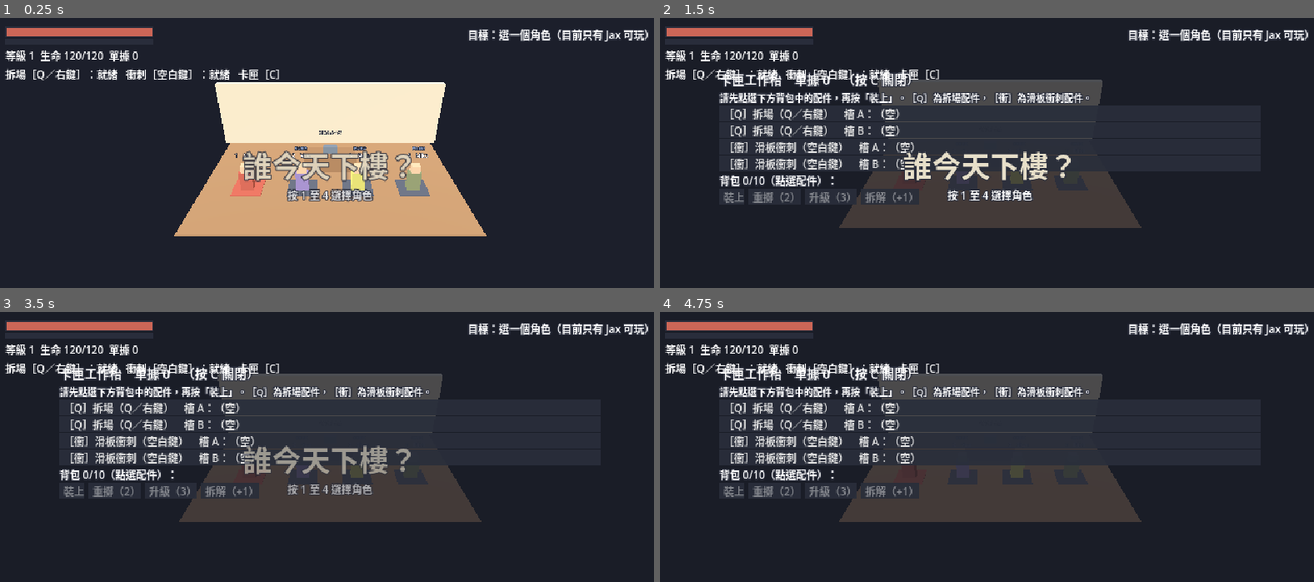
Above: before the commit, frames 1-4 (two rows, left to right).
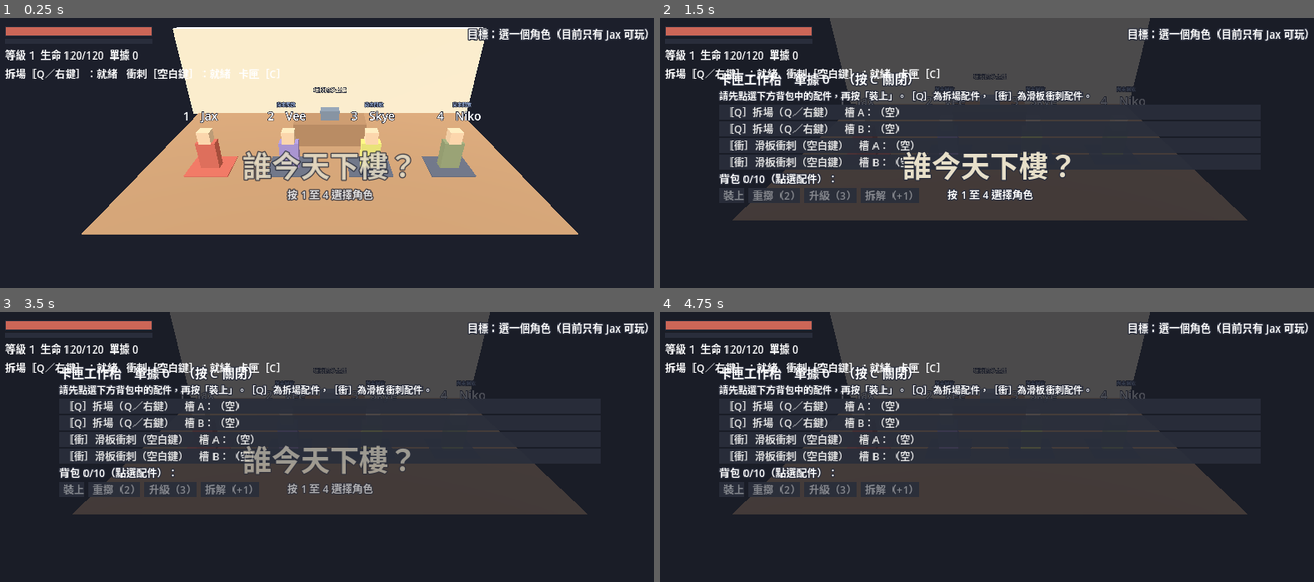
Above: after the commit, the same moments.

Repository: yauchai2/Game-Lab-2
Game: Godot game, scene res://game/main.tscn
The game is run twice, just before and just after one commit, with the same random seed, the same clock (stepped at 60 frames per second) and the same inputs.
Inputs (mouse positions are in pixels of both pictures, inside the frame that each line leads up to):
- Up to frame 1 (0.25 s): no input
- Up to frame 2 (1.5 s): tap Enter at 0.5 s; move the mouse to (1137, 185) at 0.52 s; tap C at 0.6 s; click (1137, 185) at 0.67 s; tap Space at 0.77 s; click "［Q］拆場（Q／右鍵） 槽 A：（空）" at 1.25 s
- Up to frame 3 (3.5 s): click "［Q］拆場（Q／右鍵） 槽 B：（空）" at 2 s; click "［衝］滑板衝刺（空白鍵） 槽 A：（空）" at 2.75 s
- Up to frame 4 (4.75 s): click "［衝］滑板衝刺（空白鍵） 槽 B：（空）" at 3.5 s; click "［Q］拆場（Q／右鍵） 槽 A：（空）" at 4.25 s

The runs differ from the first frame. In frame 1, 29% of the frame differs, in the area x 0-100%, y 3-81%; in frame 2, 26%; in frame 3, 25%; in frame 4, 25%.

Commit message:
修正解像度與編譯警告：3D 以視窗解析度渲染、清除未使用變數、放大選角鏡頭
Co-Authored-By: Claude Sonnet 5.5 <noreply@anthropic.com>
Claude-Session: https://claude.ai/code/session_018tqqU6bQ53ZCSKw2HUsxJY

Diff:
--- a/game/scripts/jax.gd
+++ b/game/scripts/jax.gd
@@ -469,10 +469,10 @@
 		sorted.sort_custom(func(a: Node3D, b: Node3D) -> bool: return a.global_position.distance_to(center) < b.global_position.distance_to(center))
 		marked = sorted.slice(0, 2)
 	if opts["overload"] > 0.0 and not marked.is_empty():
-		var target: Node3D = marked[0]
-		target.take_damage(int(dmg * opts["overload"]), center, 12.0)
-		if "cooldown" in target:
-			target.cooldown = 2.0
+		var focus: Node3D = marked[0]
+		focus.take_damage(int(dmg * opts["overload"]), center, 12.0)
+		if "cooldown" in focus:
+			focus.cooldown = 2.0
 	if opts["link"] > 0.0 and marked.size() == 2:
 		marked[0].take_damage(int(dmg * opts["link"]), center, 2.0)
 		marked[1].take_damage(int(dmg * opts["link"]), center, 2.0)
--- a/game/scripts/levels/level_base.gd
+++ b/game/scripts/levels/level_base.gd
@@ -86,7 +86,7 @@
 		l.name = "Label"
 		l.text = label
 		l.position = Vector3(0, height + 0.5, 0)
-		l.font_size = 28
+		l.font_size = 40
 		l.pixel_size = 0.01
 		l.outline_size = 8
 		l.outline_modulate = NAVY
--- a/game/scripts/levels/level_home.gd
+++ b/game/scripts/levels/level_home.gd
@@ -122,7 +122,7 @@
 	for d in rack_defs:
 		var item_box := box(Vector3(-5.7, 1.2, d["z"]), Vector3(0.4, 0.4, 0.4), YELLOW)
 		var lbl := sign3d(d["label"], Vector3(-5.2, 2.0, d["z"]), 20)
-		var it := interact(Vector3(-5.0, 0, d["z"]), "拿起" + d["label"], _on_rack.bind(d, item_box, lbl), 1.2)
+		var it := interact(Vector3(-5.0, 0, d["z"]), "拿起" + d["label"], _on_rack.bind(d), 1.2)
 		it.enabled = false
 		rack_items.append({"it": it, "box": item_box, "label": lbl})
 	interact(Vector3(-3.2, 0, 2.6), "工作枱", _on_bench, 2.0, false).enabled = false
@@ -260,7 +260,7 @@
 	say("字條", "「吃光了。樓下買吧，順便幫我拿一件東西。」", 3.4)
 	_done("note")
 
-func _on_rack(d: Dictionary, item_box: Node3D, lbl: Node3D) -> void:
+func _on_rack(d: Dictionary) -> void:
 	give_and_equip(d["type"])
 	say("", d["line"], 3.2)
 	for r in rack_items:
--- a/game/scripts/levels/level_select.gd
+++ b/game/scripts/levels/level_select.gd
@@ -23,9 +23,10 @@
 	box(Vector3(0, 0.01, 0), Vector3(14, 0.02, 10), Color("B58E69"))
 	box(Vector3(0, 2.0, -5.3), Vector3(14.6, 4.0, 0.6), Color("E7DFC9"), true)
 	box(Vector3(0, 0.5, -1.5), Vector3(3.0, 1.0, 1.4), WOOD, true)
-	var toaster := box(Vector3(0, 1.2, -1.5), Vector3(0.8, 0.4, 0.5), Color("7A8A9E"))
+	box(Vector3(0, 1.2, -1.5), Vector3(0.8, 0.4, 0.5), Color("7A8A9E"))
 	sign3d("壞掉的多士爐", Vector3(0, 2.2, -1.5), 22)
 	jax.global_position = Vector3(0, 0.87, 4.5)
+	get_viewport().get_camera_3d().offset = Vector3(0, 4.5, 7.5)
 	jax.model.visible = false
 	jax.set_physics_process(false)
 	jax.set_process_unhandled_input(false)
--- a/game/scripts/levels/level_street.gd
+++ b/game/scripts/levels/level_street.gd
@@ -185,7 +185,7 @@
 
 func _spawn_ambush(with_lines: bool) -> void:
 	var grabber := spawn_enemy(Vector3(9, 0, 5), false, "ambush", Color("292D3B"), 55, not with_lines)
-	var scanner := spawn_enemy(Vector3(11, 0, 8), true, "ambush", Color("4A4E69"), 30, not with_lines)
+	spawn_enemy(Vector3(11, 0, 8), true, "ambush", Color("4A4E69"), 30, not with_lines)
 	if not with_lines:
 		_arm_props()
 		_refresh_state()
--- a/project.godot
+++ b/project.godot
@@ -12,7 +12,7 @@
 window/size/viewport_height=360
 window/size/window_width_override=1280
 window/size/window_height_override=720
-window/stretch/mode="viewport"
+window/stretch/mode="canvas_items"
 
 [rendering]
 
